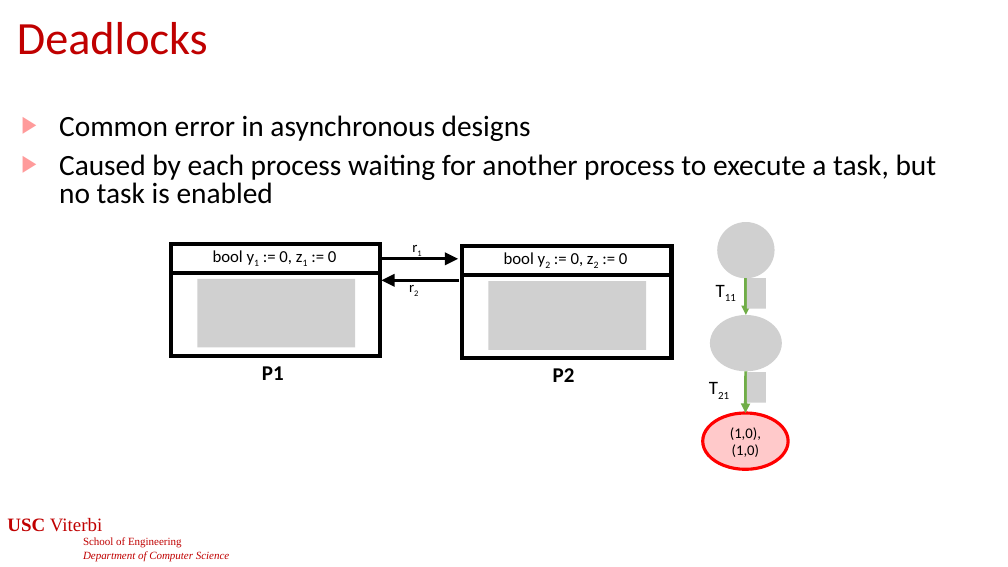
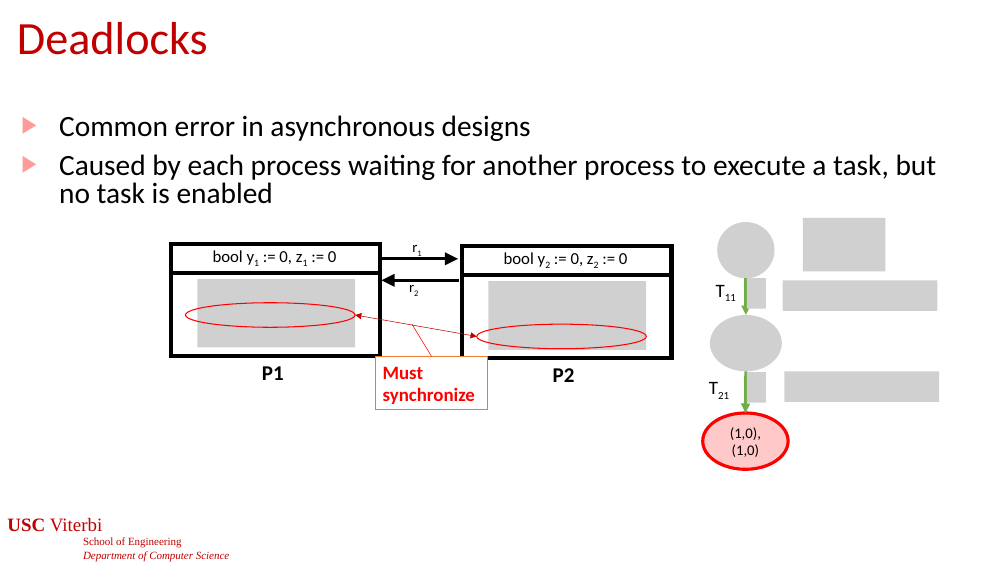
Before and after one commit to jdeshmukh/jdeshmukh.github.io, a slide deck: slide 55 of teaching/cs513slides/lecture1-Models.pptx (slide 53 before the commit). Drawn at 1008x567 pixels with LibreOffice and Linux fonts; fonts in the diff are those of the drawing; grey boxes stand for pictures; background and template pictures are left out. Boxes give left, top, right and bottom in pixels: in the first picture for what was removed or moved away, otherwise in the second. Text is boxed around its words. In the diff, an @@ line names an element or a change of style, - is before the commit and + after.

```diff
--- a/teaching/cs513slides/lecture1-Models.pptx
+++ b/teaching/cs513slides/lecture1-Models.pptx
@@ picture added at <box>803,218,885,271</box> @@
@@ picture added at <box>783,281,938,311</box> @@
@@ ellipse added at <box>185,302,355,327</box>, outline #FF0000 1 pt @@
@@ double arrow added from (355, 315) to (477, 337), #C00000 0.5 pt @@
@@ line added from (432, 356) to (412, 324), #FF0000 0.5 pt @@
@@ ellipse added at <box>477,324,647,349</box>, outline #FF0000 1 pt @@
@@ rectangle added at <box>375,356,488,410</box>, fill #FFFFFF, outline #ED7D31 1 pt, 18 pt, text #FF0000, bold @@
+Must synchronize
@@ picture added at <box>784,371,939,402</box> @@
```
Also in this commit, not shown: 3 other slides changed, 2 slides added, 4 other files.
